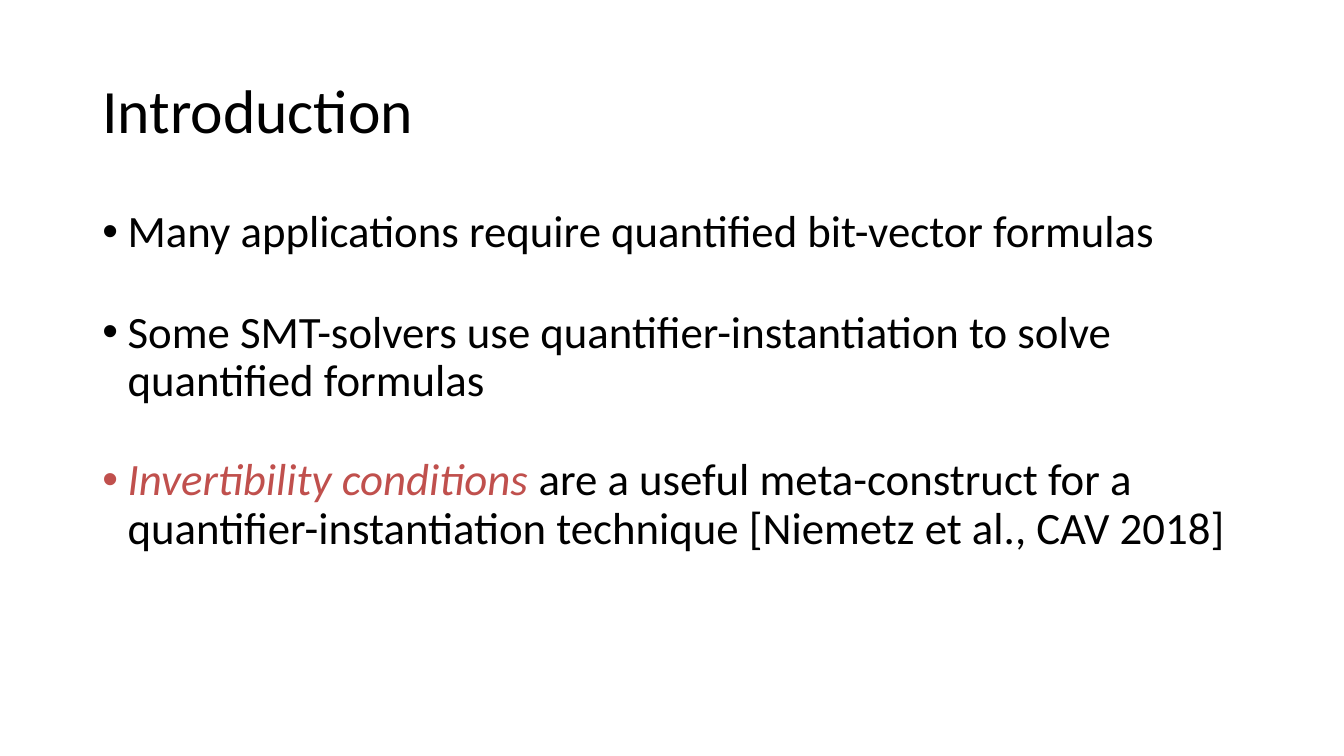
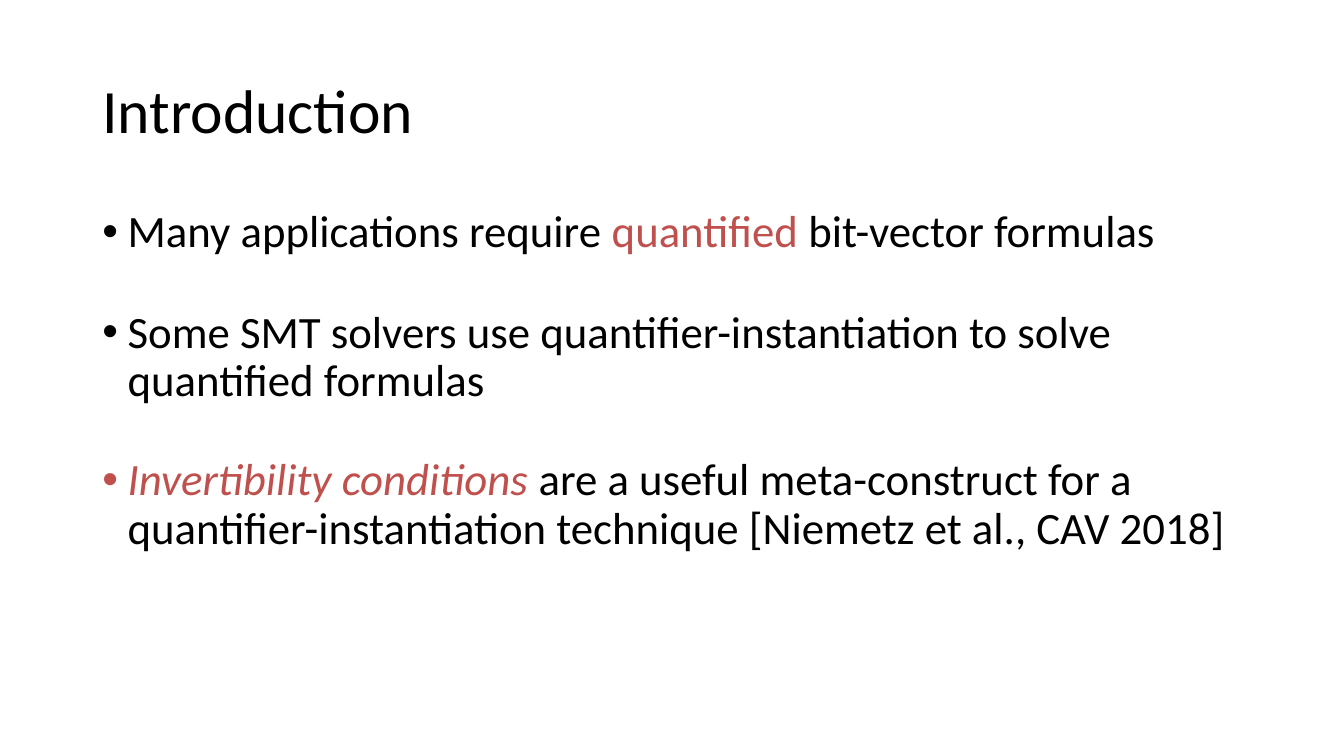
Before and after one commit to arjunvish/pxtp2019presentation, a slide deck: slide 4 of Presentation.pptx. Drawn at 1344x756 pixels with LibreOffice and Linux fonts; fonts in the diff are those of the drawing. Boxes give left, top, right and bottom in pixels: in the first picture for what was removed or moved away, otherwise in the second. Text is boxed around its words. In the diff, an @@ line names an element or a change of style, - is before the commit and + after.

```diff
--- a/Presentation.pptx
+++ b/Presentation.pptx
@@ text at bbox=[128, 216, 1154, 255]: text colour #000000 to #C0504D in "quantified" @@
@@ text at bbox=[128, 317, 1111, 404]: text changed @@
-• Some SMT-solvers use quantifier-instantiation to solve quantified formulas
+• Some SMT solvers use quantifier-instantiation to solve quantified formulas
```
Also in this commit, not shown: 12 other slides changed, 1 slide added, 1 slide removed.
